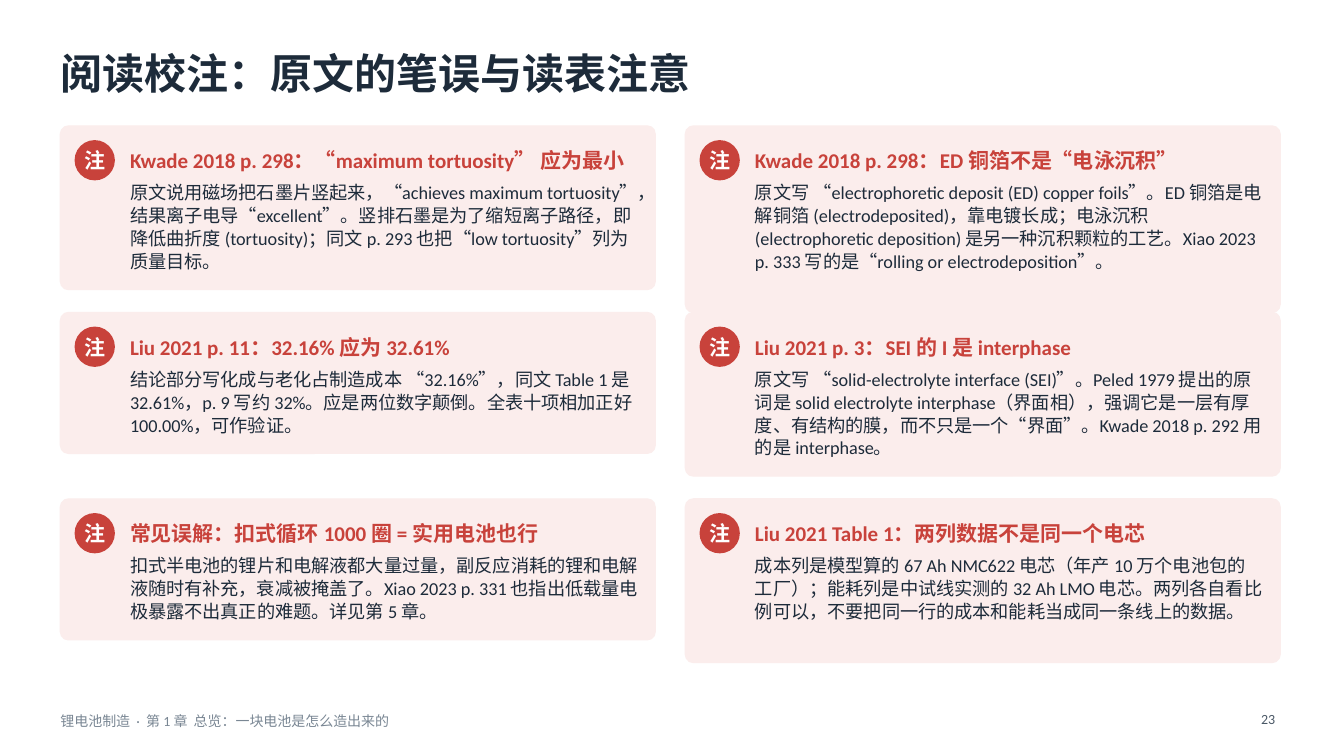
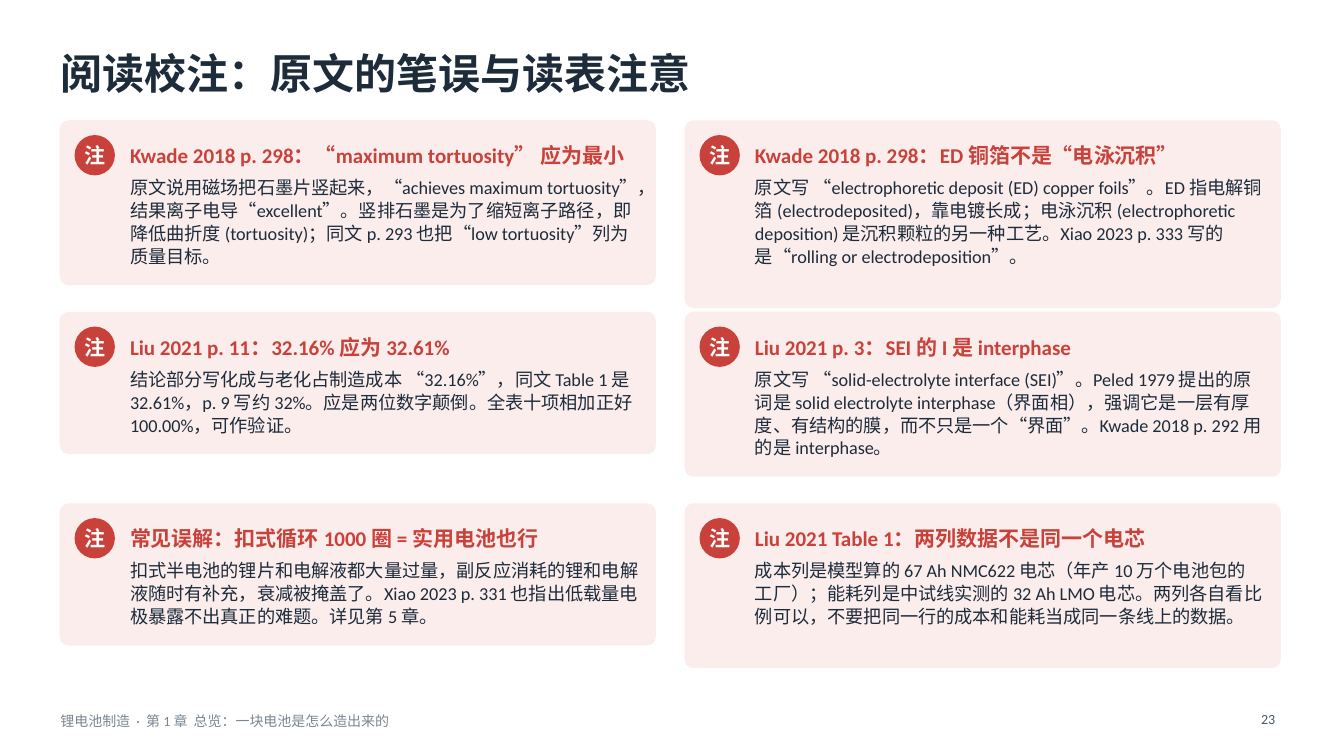
Before and after one commit to zhaoyuw44-lang/Trash, a slide deck: slide 23 of slides/decks/batmfg/batmfg_ch1.pptx. Drawn at 1344x756 pixels with LibreOffice and Linux fonts; fonts in the diff are those of the drawing. Boxes give left, top, right and bottom in pixels: in the first picture for what was removed or moved away, otherwise in the second. Text is boxed around its words. In the diff, an @@ line names an element or a change of style, - is before the commit and + after.

```diff
--- a/slides/decks/batmfg/batmfg_ch1.pptx
+++ b/slides/decks/batmfg/batmfg_ch1.pptx
@@ 3 texts, 2 ellipses, 2 rounded rectangles: place and size @@
-3 texts, 2 ellipses, 2 rounded rectangles at (60,126,1280,313)
+3 texts, 2 ellipses, 2 rounded rectangles at (60,121,1280,308)
@@ text at (755,178,1262,266): text changed @@
-原文写 “electrophoretic deposit (ED) copper foils”。ED 铜箔是电解铜箔 (electrodeposited)，靠电镀长成；电泳沉积 (electrophoretic deposition) 是另一种沉积颗粒的工艺。Xiao 2023 p. 333 写的是“rolling or electrodeposition”。
+原文写 “electrophoretic deposit (ED) copper foils”。ED 指电解铜箔 (electrodeposited)，靠电镀长成；电泳沉积 (electrophoretic deposition) 是沉积颗粒的另一种工艺。Xiao 2023 p. 333 写的是“rolling or electrodeposition”。
@@ 4 texts, 2 ellipses, 2 rounded rectangles: place and size @@
-4 texts, 2 ellipses, 2 rounded rectangles at (60,499,1280,662)
+4 texts, 2 ellipses, 2 rounded rectangles at (60,504,1280,667)
```
Also in this commit, not shown: 2 other slides changed, 4 other files.
